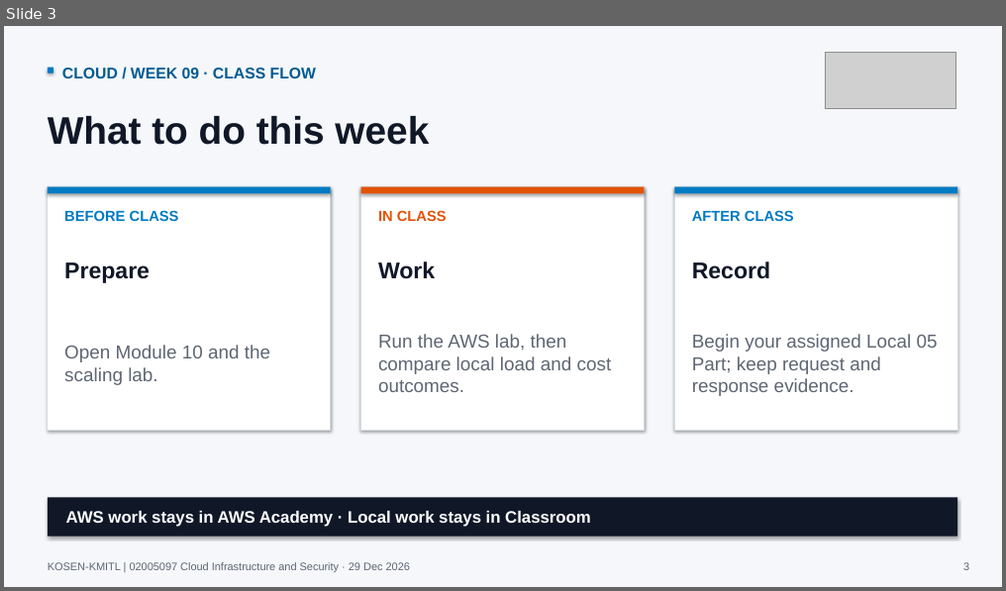
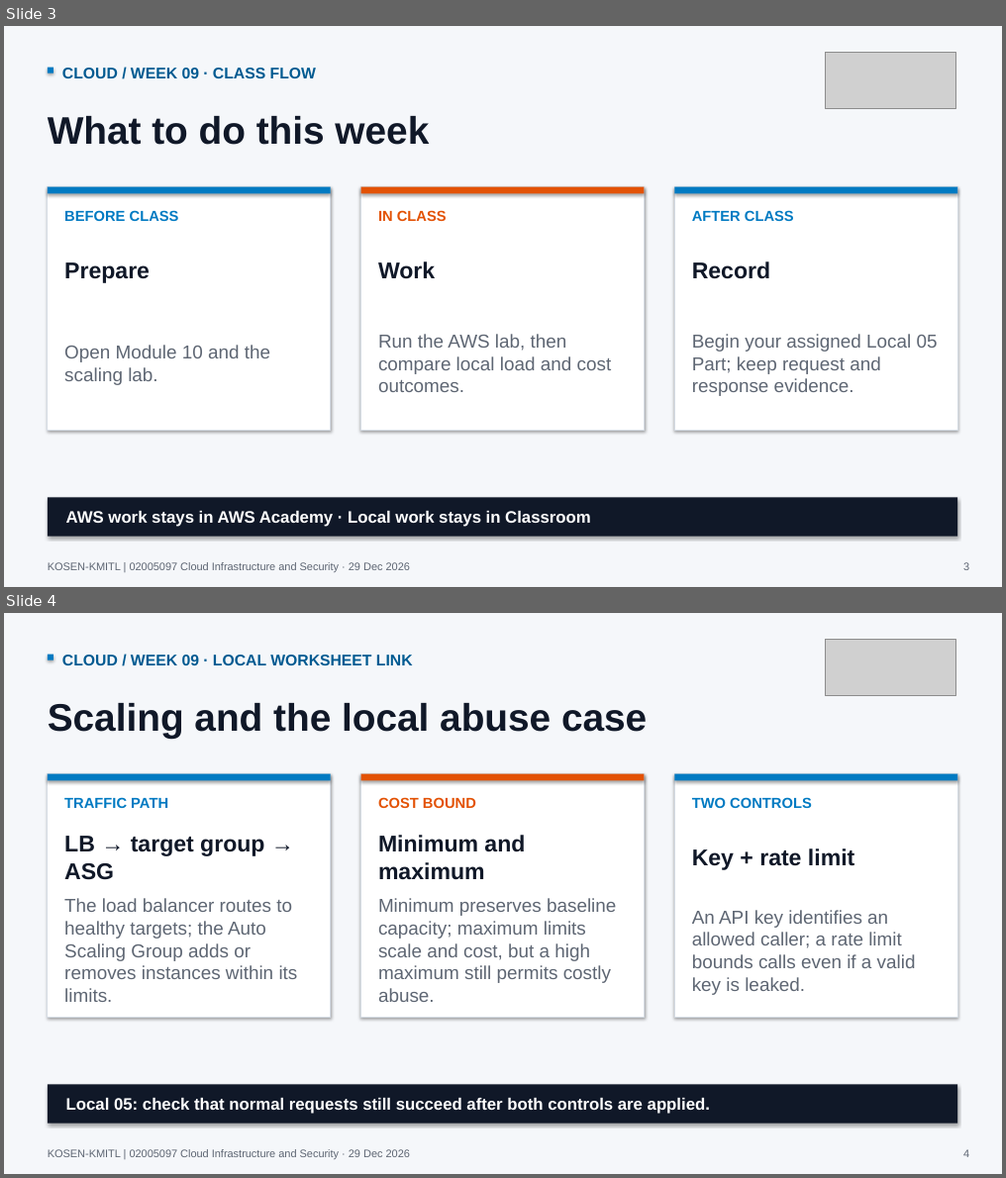
Before and after one commit to nutthakorn7/cloud-infrastructure-security, a slide deck: slides/weekly-bridges/output/Week09_Cloud_Course_Bridge.pptx. Shown one above the other, each under a label of ours: slide 3 before the commit, slides 3 and 4 after it. The pictures are 1006x591 and 1006x1178 pixels, drawn with LibreOffice and Linux fonts; fonts in the diff are those of the drawing; grey boxes stand for pictures. Boxes give left, top, right and bottom in pixels: in the first picture for what was removed or moved away, otherwise in the second. Text is boxed around its words. In the diff, an @@ line names an element or a change of style, - is before the commit and + after.

Commit message:
Align weekly Cloud slides with local worksheets

```diff
--- a/slides/weekly-bridges/output/Week09_Cloud_Course_Bridge.pptx
+++ b/slides/weekly-bridges/output/Week09_Cloud_Course_Bridge.pptx
@@ slide 4 added at (4,613,1002,1174), background #F5F7FA @@
@@ picture added at (826,639,956,695) @@
@@ rectangle added at (48,655,54,661), fill #007AC2 @@
@@ text added at (62,655,413,665), 15 pt, text #005A91, bold @@
+CLOUD / WEEK 09 · LOCAL WORKSHEET LINK
@@ text added at (48,703,647,738), 37 pt, text #101828, bold @@
+Scaling and the local abuse case
@@ rectangle added at (48,774,331,1017), fill #FFFFFF, outline #D5DCE4 0.8 pt @@
@@ rectangle added at (48,774,331,780), fill #007AC2 @@
@@ rectangle added at (361,774,645,1017), fill #FFFFFF, outline #D5DCE4 0.8 pt @@
@@ rectangle added at (361,774,645,780), fill #E35205 @@
@@ rectangle added at (675,774,957,1017), fill #FFFFFF, outline #D5DCE4 0.8 pt @@
@@ rectangle added at (675,774,957,780), fill #007AC2 @@
@@ text added at (64,797,168,808), 14 pt, text #007AC2, bold @@
+TRAFFIC PATH
@@ text added at (378,797,476,808), 14 pt, text #E35205, bold @@
+COST BOUND
@@ text added at (692,797,812,808), 14 pt, text #007AC2, bold @@
+TWO CONTROLS
@@ text added at (64,836,264,880), 22 pt, text #101828, bold @@
+LB → target group → ASG
@@ text added at (378,835,525,880), 22 pt, text #101828, bold @@
+Minimum and maximum
@@ text added at (692,849,854,870), 22 pt, text #101828, bold @@
+Key + rate limit
@@ text added at (64,898,298,1002), 18 pt, text #5E6673 @@
+The load balancer routes to healthy targets; the Auto Scaling Group adds or removes instances within its limits.
@@ text added at (378,898,616,1002), 18 pt, text #5E6673 @@
+Minimum preserves baseline capacity; maximum limits scale and cost, but a high maximum still permits costly abuse.
@@ text added at (692,910,916,995), 18 pt, text #5E6673 @@
+An API key identifies an allowed caller; a rate limit bounds calls even if a valid key is leaked.
@@ rectangle added at (48,1084,957,1124), fill #101828 @@
@@ text added at (66,1098,710,1114), 16 pt, text #FFFFFF, bold @@
+Local 05: check that normal requests still succeed after both controls are applied.
@@ text added at (48,1150,410,1159), 10.5 pt, text #5E6673 @@
+KOSEN-KMITL | 02005097 Cloud Infrastructure and Security · 29 Dec 2026
@@ text added at (963,1150,969,1157), 10.5 pt, text #5E6673 @@
+4
```
Also in this commit, not shown: 16 other files.
